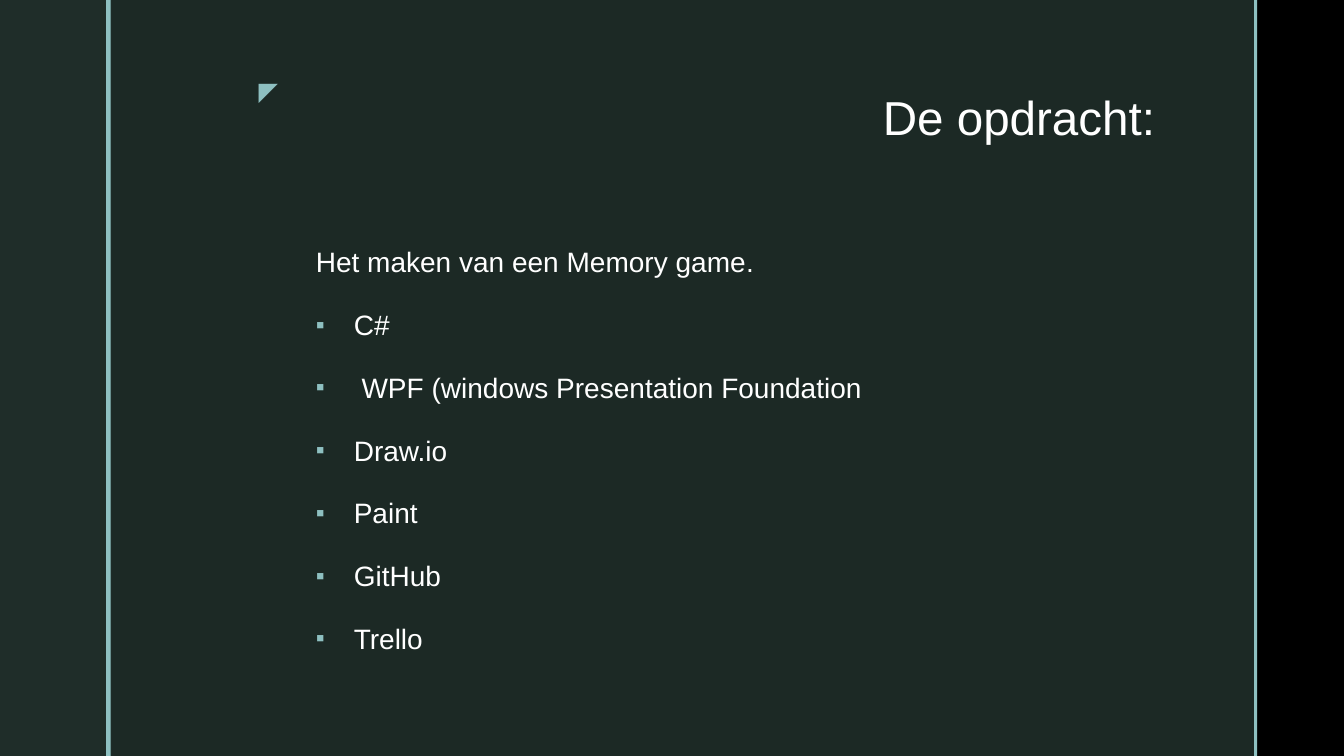
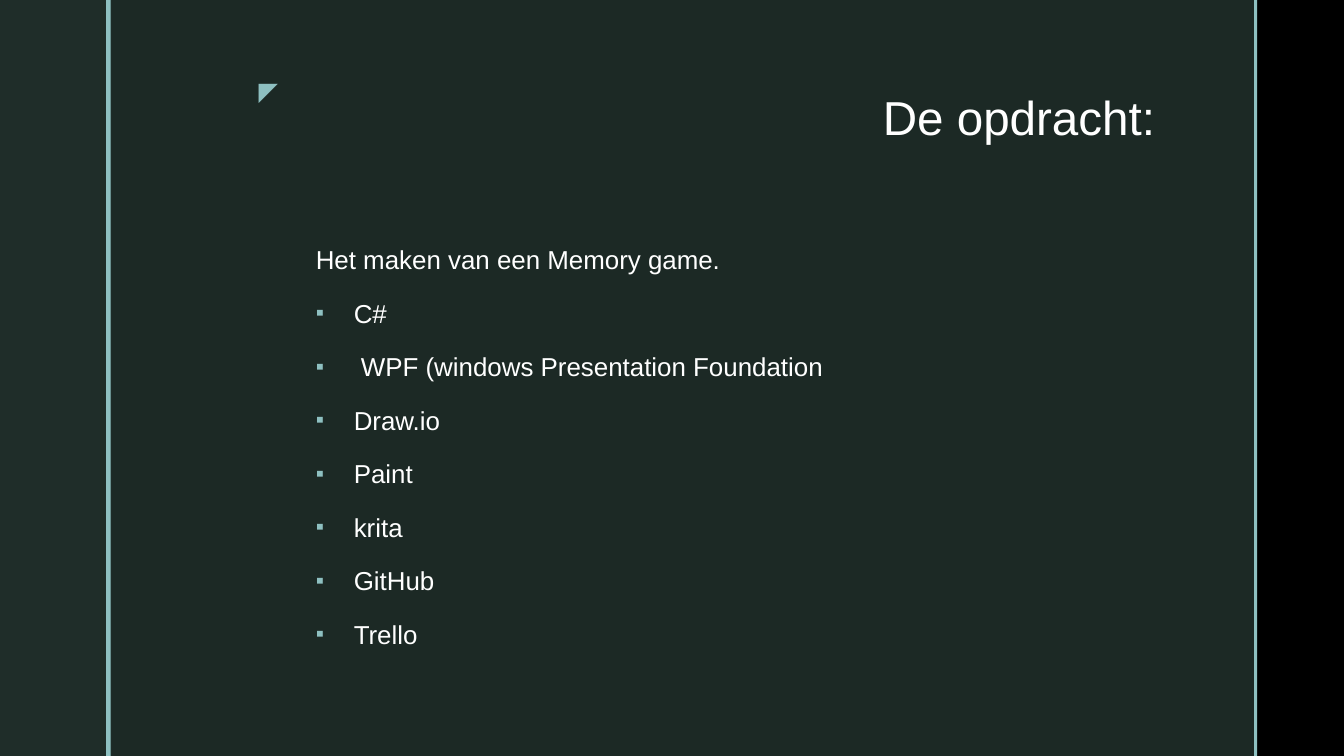
Before and after one commit to corforfro/Memory, a slide deck: slide 3 of Presentation..pptx. Drawn at 1344x756 pixels with LibreOffice and Linux fonts; fonts in the diff are those of the drawing; background and template pictures are left out. Boxes give left, top, right and bottom in pixels: in the first picture for what was removed or moved away, otherwise in the second. Text is boxed around its words. In the diff, an @@ line names an element or a change of style, - is before the commit and + after.

Commit message:
ja krita

```diff
--- a/Presentation..pptx
+++ b/Presentation..pptx
@@ text at [316, 250, 823, 645]: size 20 to 18.5 pt; line spacing 1.2 to 1 @@
@@ text at [354, 518, 403, 538]: paragraph added @@
+▪ krita
```
